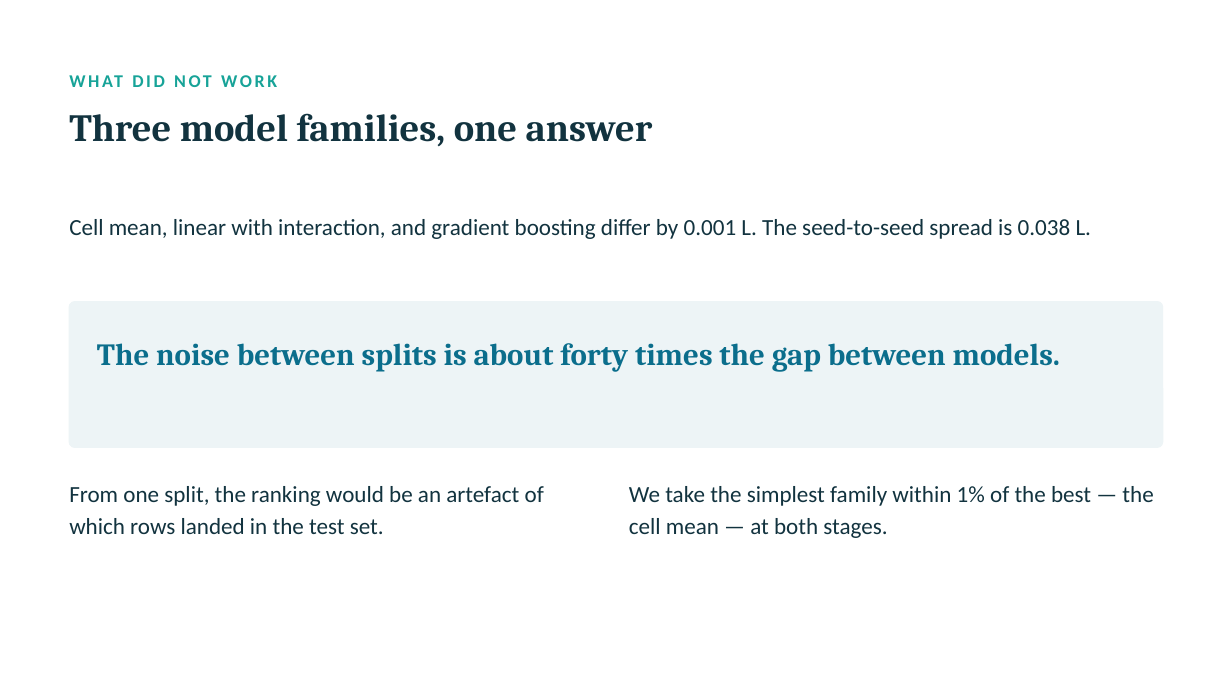
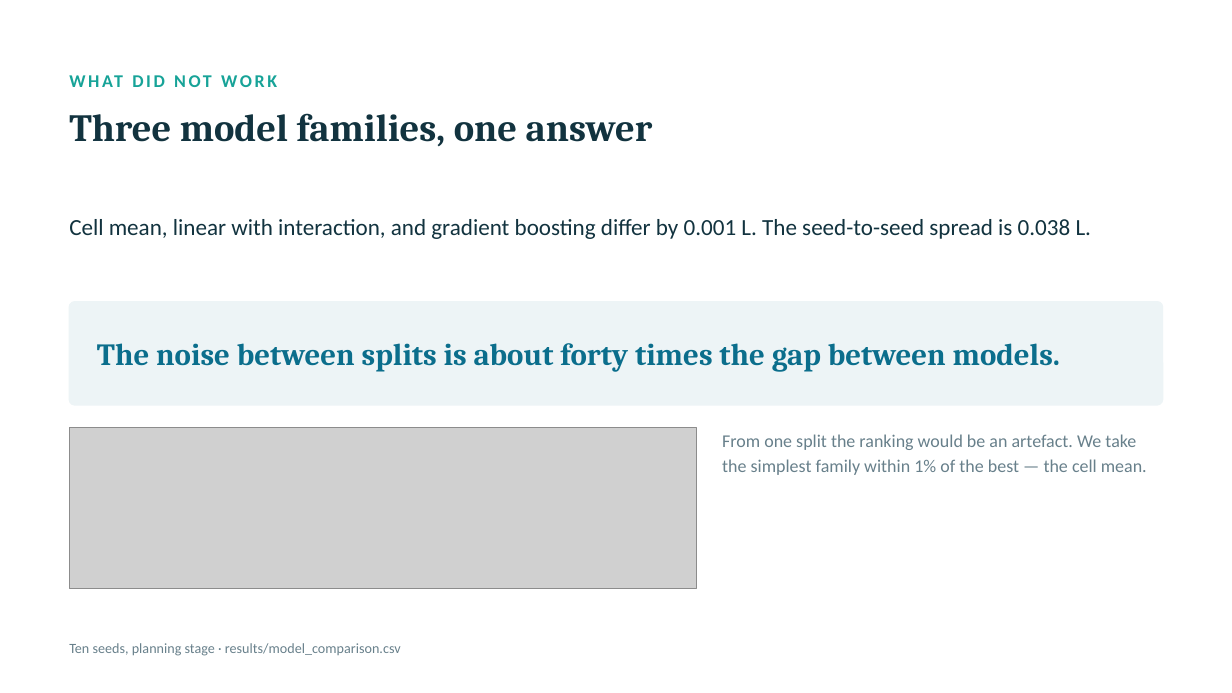
Before and after one commit to namanphogat0003-commits/doorstep-A07-water-supplies, a slide deck: slide 7 of paper/A7_slides.pptx. Drawn at 1232x693 pixels with LibreOffice and Linux fonts; fonts in the diff are those of the drawing; grey boxes stand for pictures. Boxes give left, top, right and bottom in pixels: in the first picture for what was removed or moved away, otherwise in the second. Text is boxed around its words. In the diff, an @@ line names an element or a change of style, - is before the commit and + after.

```diff
--- a/paper/A7_slides.pptx
+++ b/paper/A7_slides.pptx
@@ rounded rectangle resized from (x1=69, y1=301, x2=1163, y2=447) to (x1=69, y1=301, x2=1163, y2=405) @@
@@ rounded rectangle at (x1=69, y1=301, x2=1163, y2=405): proportions changed @@
@@ picture added at (x1=69, y1=427, x2=697, y2=589) @@
@@ text at (x1=722, y1=434, x2=1147, y2=475): text changed; size 18 to 14 pt; text colour #12333F to #68808B @@
-We take the simplest family within 1% of the best — the cell mean — at both stages.
+From one split the ranking would be an artefact. We take the simplest family within 1% of the best — the cell mean.
@@ text removed at (x1=69, y1=486, x2=544, y2=534) @@
-From one split, the ranking would be an artefact of which rows landed in the test set.
@@ text added at (x1=69, y1=643, x2=401, y2=656), 11 pt, text #68808B @@
+Ten seeds, planning stage · results/model_comparison.csv
```
Also in this commit, not shown: 3 other slides changed, 4 other files.
